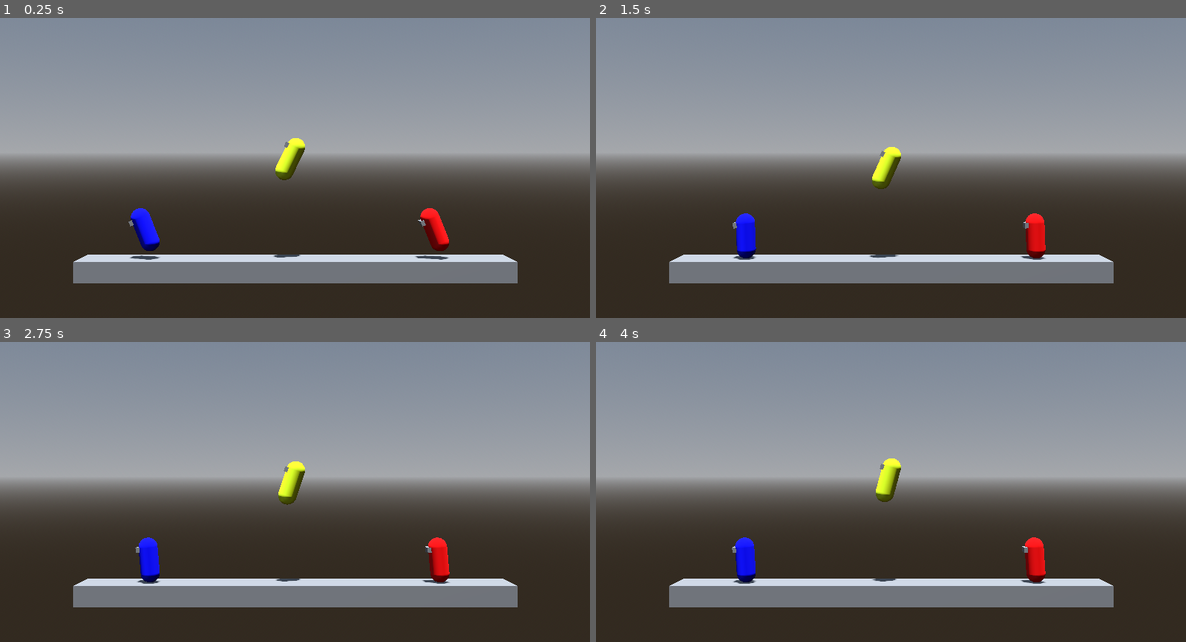
Above: before the commit, frames 1-4 (two rows, left to right).
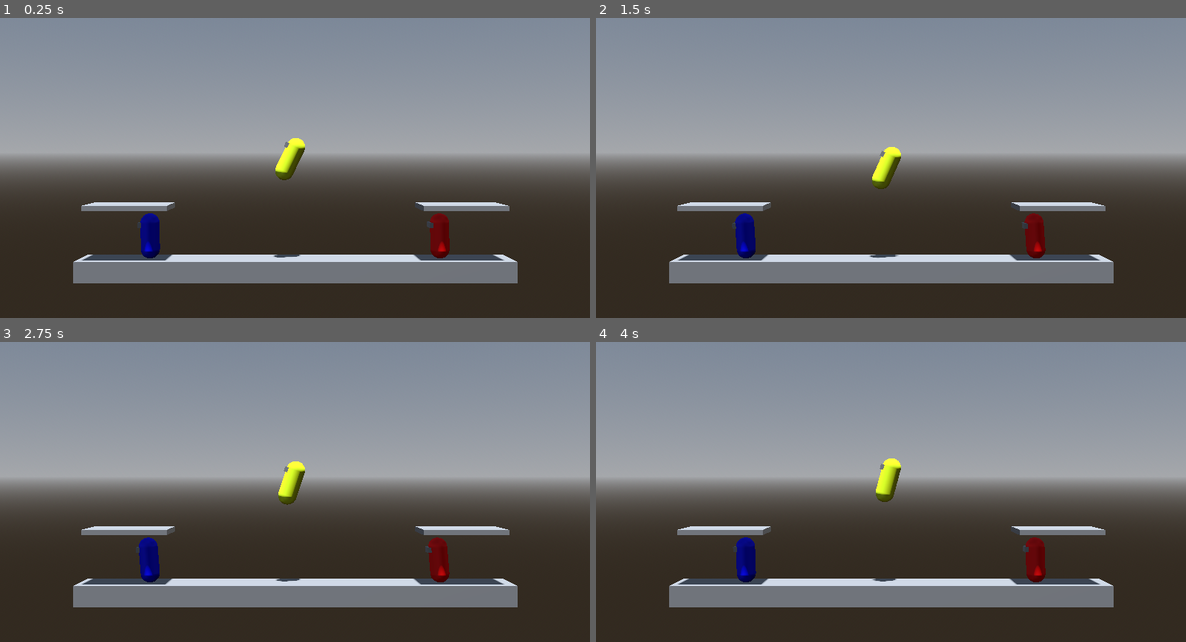
Above: after the commit, the same moments.

Repository: CocoMarck/SuperSmashTux
Game: Godot game, scene res://scenes/main.tscn
Two runs of this game, one before a commit and one after it. Both use one fixed random seed, a clock stepped at 60 frames per second and the inputs below.
Inputs:
- Up to frame 1 (0.25 s): no input
- Up to frame 2 (1.5 s): no input
- Up to frame 3 (2.75 s): no input
- Up to frame 4 (4 s): no input

The runs differ from the first frame. In frame 1, 2.4% of the frame differs, in the area x 13-87%, y 61-81%; in frame 2, 2.1%; in frame 3, 2.1%; in frame 4, 2.1%.

Commit message:
Add side platforms above stage edges; document git rule in AGENTS.md

Diff:
--- a/scenes/main.tscn
+++ b/scenes/main.tscn
@@ -14,6 +14,12 @@
 
 [sub_resource type="BoxMesh" id="BoxMesh_o7g8m"]
 size = Vector3(41.5372, 2, 4)
+
+[sub_resource type="BoxShape3D" id="BoxShape3D_plat01"]
+size = Vector3(8, 0.5, 4)
+
+[sub_resource type="BoxMesh" id="BoxMesh_plat01"]
+size = Vector3(8, 0.5, 4)
 
 [sub_resource type="StandardMaterial3D" id="StandardMaterial3D_o6xl0"]
 albedo_color = Color(0.89411765, 1, 0.13725491, 1)
@@ -44,6 +50,24 @@
 
 [node name="MeshInstance3D" type="MeshInstance3D" parent="Ground" unique_id=947259228]
 mesh = SubResource("BoxMesh_o7g8m")
+
+[node name="PlatformLeft" type="StaticBody3D" parent="." unique_id=612300481]
+transform = Transform3D(1, 0, 0, 0, 1, 0, 0, 0, 1, -16, 5, 0)
+
+[node name="CollisionShape3D" type="CollisionShape3D" parent="PlatformLeft" unique_id=612300482]
+shape = SubResource("BoxShape3D_plat01")
+
+[node name="MeshInstance3D" type="MeshInstance3D" parent="PlatformLeft" unique_id=612300483]
+mesh = SubResource("BoxMesh_plat01")
+
+[node name="PlatformRight" type="StaticBody3D" parent="." unique_id=612300484]
+transform = Transform3D(1, 0, 0, 0, 1, 0, 0, 0, 1, 16, 5, 0)
+
+[node name="CollisionShape3D" type="CollisionShape3D" parent="PlatformRight" unique_id=612300485]
+shape = SubResource("BoxShape3D_plat01")
+
+[node name="MeshInstance3D" type="MeshInstance3D" parent="PlatformRight" unique_id=612300486]
+mesh = SubResource("BoxMesh_plat01")
 
 [node name="SpawnPoint1" type="Marker3D" parent="." unique_id=414765233]
 transform = Transform3D(1, 0, 0, 0, 1, 0, 0, 0, 1, -15.010618, 5, 0)
Not shown, changed: AGENTS.md
